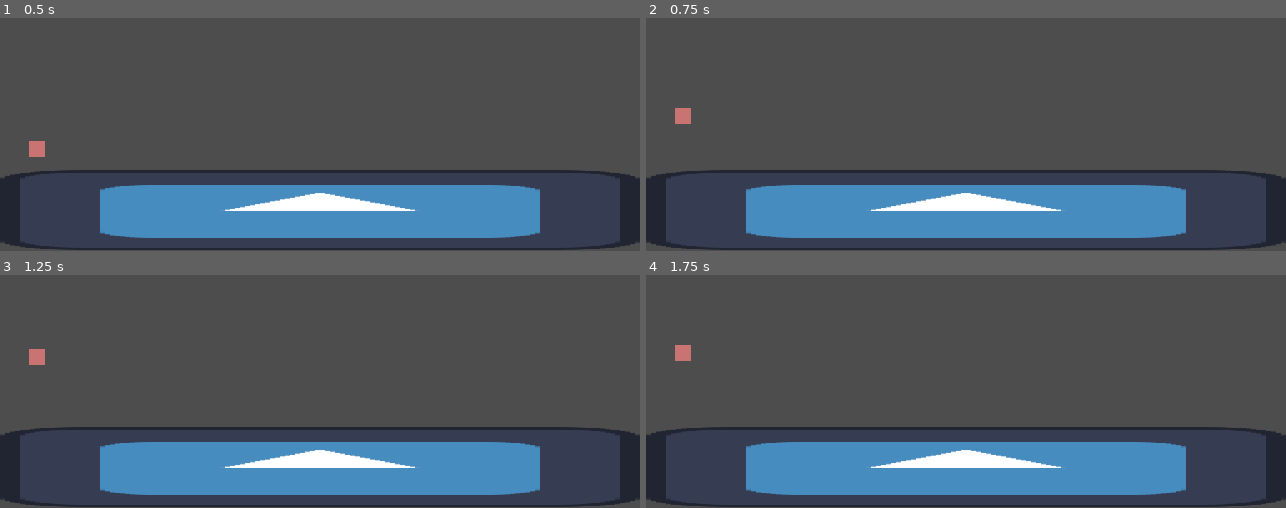
Above: before the commit, frames 1-4 (two rows, left to right).
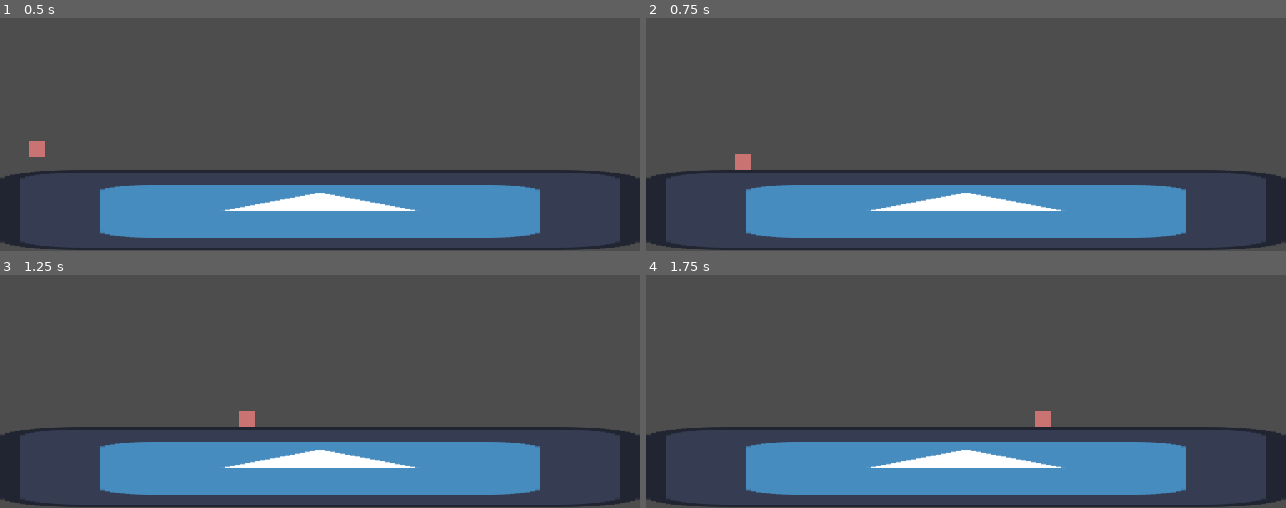
Above: after the commit, the same moments.

Repository: ben360xx/Outta-The-Box-Game-Jam
Game: Godot game, scene res://Scenes/main.tscn
Same seed, same stepped clock (60 frames per second), same inputs: the game is played once before the commit and once after it. The engine's default icon, where the game draws it, is replaced by a stand-in: a white triangle on a blue panel in a dark square.
Inputs (mouse positions are in pixels of both pictures, inside the frame that each line leads up to):
- Up to frame 1 (0.5 s): no input
- Up to frame 2 (0.75 s): tap Enter (ui_accept) at 0.5, 0.6 s; move the mouse to (1106, 52) at 0.52 s; hold D (RIGHT) from 0.53 s (still down); click (1106, 52) at 0.67 s
- Up to frame 3 (1.25 s): keep holding D (RIGHT); tap Enter (ui_accept) at 0.77, 1.07 s
- Up to frame 4 (1.75 s): keep holding D (RIGHT); move the mouse to (838, 344) at 1.27 s; tap Enter (ui_accept) at 1.35, 1.52 s

Frame 1 is identical in both runs. In frame 2, 0.3% of the frame differs, in the area x 4-17%, y 38-66%; in frame 3, 0.3%; in frame 4, 0.3%.

Commit message:
added WASD movement and the option to press the up key to jump

Diff:
--- a/Scripts/player.gd
+++ b/Scripts/player.gd
@@ -11,12 +11,12 @@
 		velocity += get_gravity() * delta
 
 	# Handle jump.
-	if Input.is_action_just_pressed("ui_accept") and is_on_floor():
+	if Input.is_action_just_pressed("UP") and is_on_floor():
 		velocity.y = JUMP_VELOCITY
 
 	# Get the input direction and handle the movement/deceleration.
 	# As good practice, you should replace UI actions with custom gameplay actions.
-	var direction := Input.get_axis("ui_left", "ui_right")
+	var direction := Input.get_axis("LEFT", "RIGHT")
 	if direction:
 		velocity.x = direction * SPEED
 	else:
--- a/project.godot
+++ b/project.godot
@@ -33,6 +33,7 @@
 "deadzone": 0.2,
 "events": [Object(InputEventKey,"resource_local_to_scene":false,"resource_name":"","device":-1,"window_id":0,"alt_press …(192 unchanged characters)…
 , Object(InputEventKey,"resource_local_to_scene":false,"resource_name":"","device":-1,"window_id":0,"alt_pressed":false …(186 unchanged characters)…
+, Object(InputEventKey,"resource_local_to_scene":false,"resource_name":"","device":0,"window_id":0,"alt_pressed":false,"shift_pressed":false,"ctrl_pressed":false,"meta_pressed":false,"pressed":false,"keycode":0,"physical_keycode":32,"key_label":0,"unicode":0,"location":0,"echo":false,"script":null)
 ]
 }
 DOWN={
